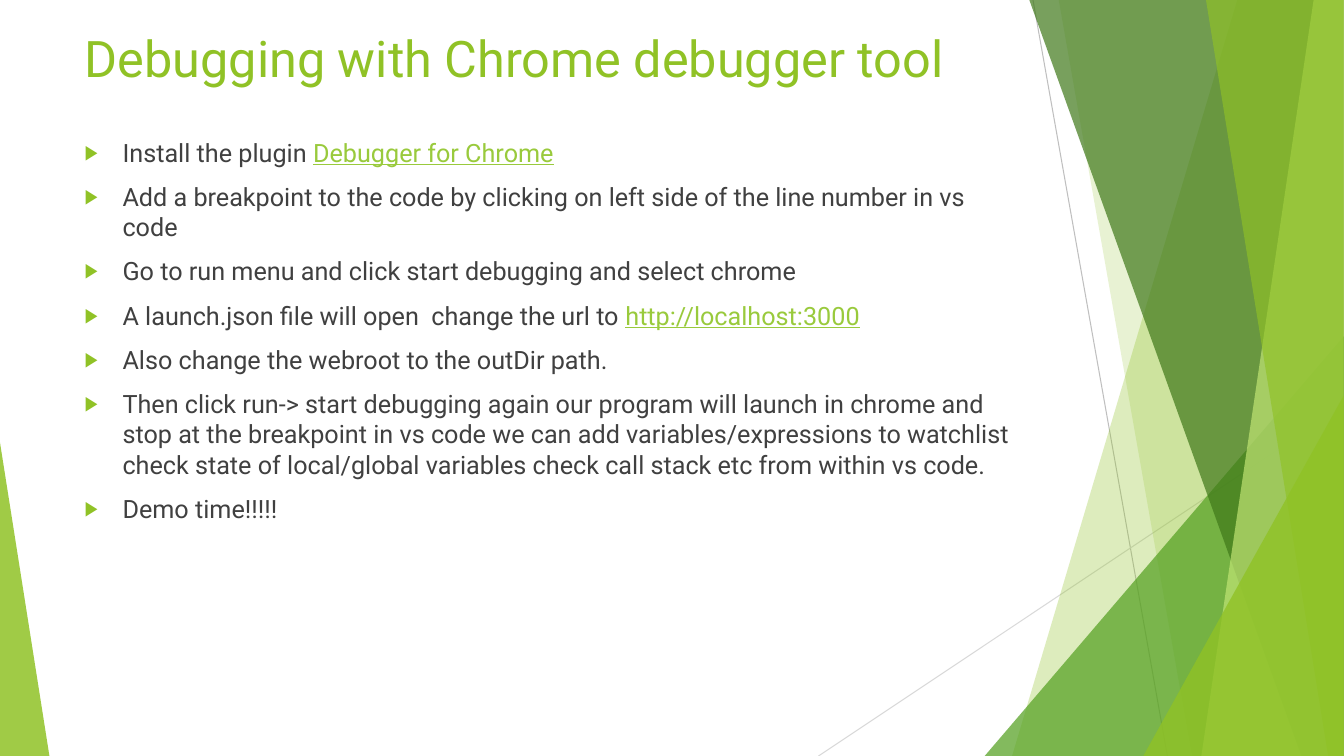
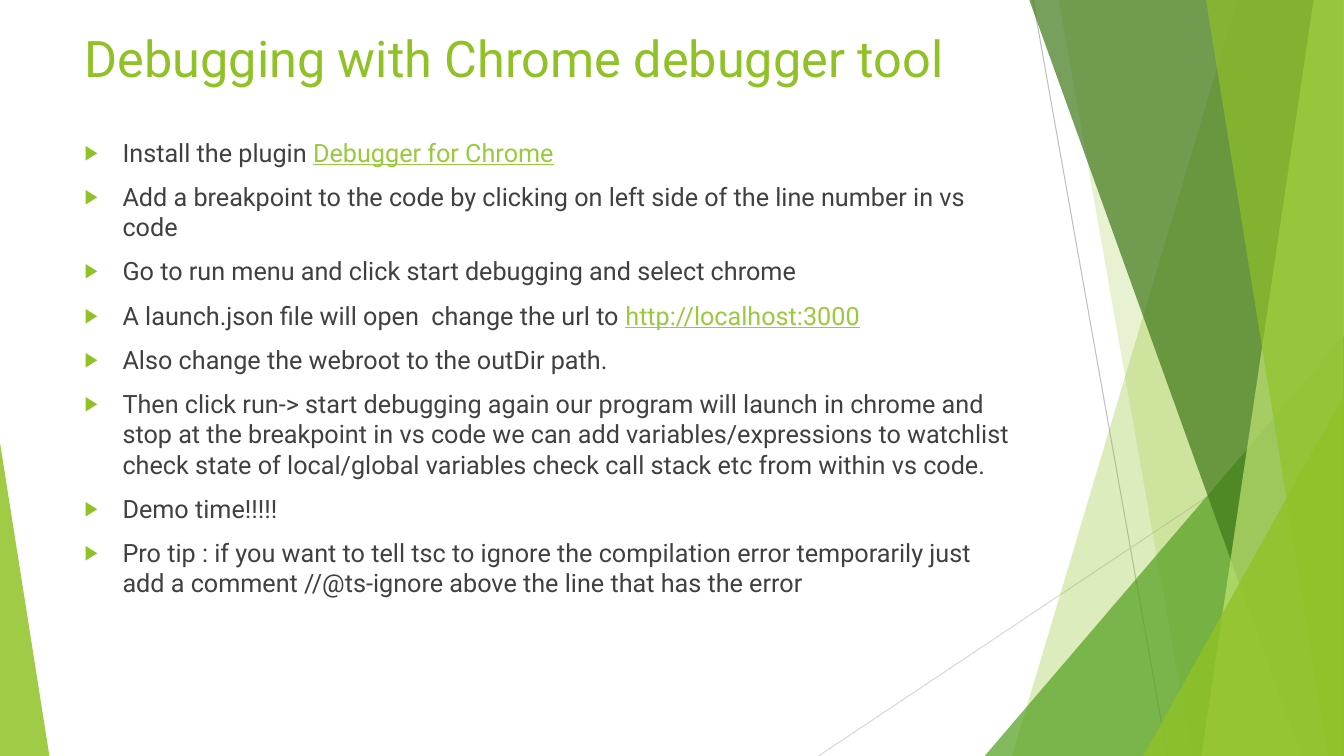
Before and after one commit to rudhrainfogain/TypeScript, a slide deck: slide 39 of PPT/TypeScriptv4.pptx. Drawn at 1344x756 pixels with LibreOffice and Linux fonts; fonts in the diff are those of the drawing. Boxes give left, top, right and bottom in pixels: in the first picture for what was removed or moved away, otherwise in the second. Text is boxed around its words. In the diff, an @@ line names an element or a change of style, - is before the commit and + after.

```diff
--- a/PPT/TypeScriptv4.pptx
+++ b/PPT/TypeScriptv4.pptx
@@ text at (123,543,970,598): paragraph added @@
+▶ Pro tip : if you want to tell tsc to ignore the compilation error temporarily just add a comment //@ts-ignore above the line that has the error
```
Also in this commit, not shown: 2 other slides changed, 9 slides added, 4 other files.
